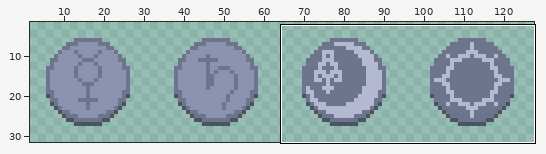
A sprite sheet gets an edit: assets/farm/runes.png. Above: a wide view before the commit, with the close-up outlined.
Close-up. Before the edit:
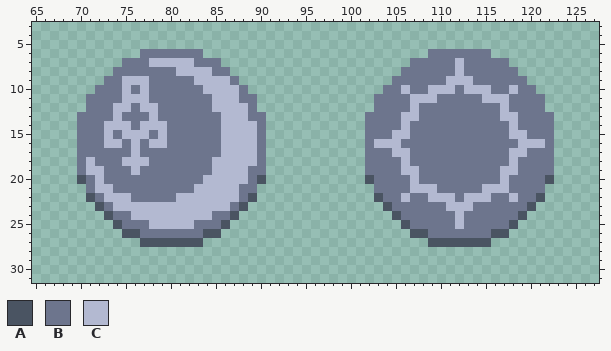
The file is 128x32 pixels. Shown: x 65..127, y 3..31. The wide view leaves out empty margins.
Palette (. is transparent): A #4a5462  B #6d758d  C #b3b9d1
Pixels before, first column x 70:
 6 .......BBBBBBB.........................BBBBBBB.......
 7 .....BBBCCCCCBBB.....................BBBBBCBBBBB.....
 8 ....BBBBBBBCCCCBB...................BBBBBBCBBBBBB....
 9 ...BBCCCBBBBBCCCCB.................BBBBBBCCCBBBBBB...
10 ..BBBCBCBBBBBBCCCCB...............BBCBBCCCBCCCBBCBB..
11 .BBBBCCCBBBBBBBCCCBB.............BBBBCCCBBBBBCCCBBBB.
12 .BBBCCBCCBBBBBBCCCCB.............BBBBCBBBBBBBBBCBBBB.
13 BBBBCBBBCBBBBBBBCCCBB...........BBBBCCBBBBBBBBBCCBBBB
14 BBBCCCBCCCBBBBBBCCCCB...........BBBBCBBBBBBBBBBBCBBBB
15 BBBCBCCCBCBBBBBBCCCCB...........BBBCCBBBBBBBBBBBCCBBB
16 BBBCCBCBCCBBBBBBCCCCB...........BCCCBBBBBBBBBBBBBCCCB
17 BBBBBBCBBBBBBBBBCCCCB...........BBBCCBBBBBBBBBBBCCBBB
18 BCBBBCCCBBBBBBBCCCCCB...........BBBBCBBBBBBBBBBBCBBBB
19 BCCBBBCBBBBBBBBCCCCBB...........BBBBCCBBBBBBBBBCCBBBB
20 ABCBBBBBBBBBBBCCCCCBA...........ABBBBCBBBBBBBBBCBBBBA
21 .BCCBBBBBBBBBCCCCCBB.............BBBBCCCBBBBBCCCBBBB.
22 .ABCCCBBBBBCCCCCCCBA.............ABBCBBCCCBCCCBBCBBA.
23 ..ABCCCCCCCCCCCCCBA...............ABBBBBBCCCBBBBBBA..
24 ...ABBCCCCCCCCCBBA.................ABBBBBBCBBBBBBA...
25 ....ABBBCCCCCBBBA...................ABBBBBCBBBBBA....
26 .....AABBBBBBBAA.....................AABBBBBBBAA.....
27 .......AAAAAAA.........................AAAAAAA.......
After the commit:
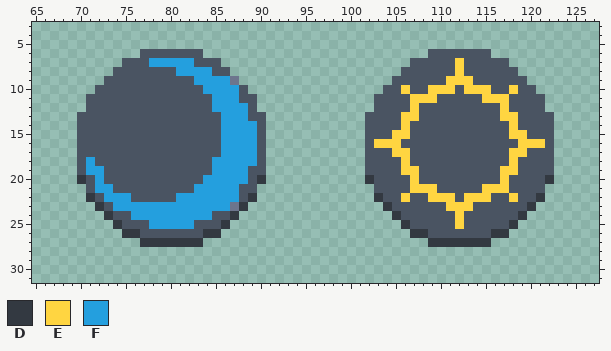
Colours new in this view: D #333941  E #ffd541  F #249fde
What changed:
y 6: x 77..83 BBBBBBB -> AAAAAAA; x 109..115 BBBBBBB -> AAAAAAA
y 7: x 75..85 BBBCCCCCBBB -> AAAFFFFFAAA; x 107..117 BBBBBCBBBBB -> AAAAAEAAAAA
y 8: x 74..86 BBBBBBBCCCCBB -> AAAAAAAFFFFAA; x 106..118 BBBBBBCBBBBBB -> AAAAAAEAAAAAA
y 9: x 73..86 BBCCCBBBBBCCCC -> AAAAAAAAAAFFFF; x 105..119 BBBBBBCCCBBBBBB -> AAAAAAEEEAAAAAA
y 10: x 72..88 BBBCBCBBBBBBCCCCB -> AAAAAAAAAAAAFFFFA; x 104..120 BBCBBCCCBCCCBBCBB -> AAEAAEEEAEEEAAEAA
y 11: x 71..89 BBBBCCCBBBBBBBCCCBB -> AAAAAAAAAAAAAAFFFAA; x 103..121 BBBBCCCBBBBBCCCBBBB -> AAAAEEEAAAAAEEEAAAA
y 12: x 71..89 BBBCCBCCBBBBBBCCCCB -> AAAAAAAAAAAAAAFFFFA; x 103..121 BBBBCBBBBBBBBBCBBBB -> AAAAEAAAAAAAAAEAAAA
y 13: x 70..90 BBBBCBBBCBBBBBBBCCCBB -> AAAAAAAAAAAAAAAAFFFAA; x 102..122 BBBBCCBBBBBBBBBCCBBBB -> AAAAEEAAAAAAAAAEEAAAA
y 14: x 70..90 BBBCCCBCCCBBBBBBCCCCB -> AAAAAAAAAAAAAAAAFFFFA; x 102..122 BBBBCBBBBBBBBBBBCBBBB -> AAAAEAAAAAAAAAAAEAAAA
y 15: x 70..90 BBBCBCCCBCBBBBBBCCCCB -> AAAAAAAAAAAAAAAAFFFFA; x 102..122 BBBCCBBBBBBBBBBBCCBBB -> AAAEEAAAAAAAAAAAEEAAA
y 16: x 70..90 BBBCCBCBCCBBBBBBCCCCB -> AAAAAAAAAAAAAAAAFFFFA; x 102..122 BCCCBBBBBBBBBBBBBCCCB -> AEEEAAAAAAAAAAAAAEEEA
y 17: x 70..90 BBBBBBCBBBBBBBBBCCCCB -> AAAAAAAAAAAAAAAAFFFFA; x 102..122 BBBCCBBBBBBBBBBBCCBBB -> AAAEEAAAAAAAAAAAEEAAA
y 18: x 70..90 BCBBBCCCBBBBBBBCCCCCB -> AFAAAAAAAAAAAAAFFFFFA; x 102..122 BBBBCBBBBBBBBBBBCBBBB -> AAAAEAAAAAAAAAAAEAAAA
y 19: x 70..90 BCCBBBCBBBBBBBBCCCCBB -> AFFAAAAAAAAAAAAFFFFAA; x 102..122 BBBBCCBBBBBBBBBCCBBBB -> AAAAEEAAAAAAAAAEEAAAA
y 20: x 70..90 ABCBBBBBBBBBBBCCCCCBA -> DAFAAAAAAAAAAAFFFFFAD; x 102..122 ABBBBCBBBBBBBBBCBBBBA -> DAAAAEAAAAAAAAAEAAAAD
y 21: x 71..89 BCCBBBBBBBBBCCCCCBB -> AFFAAAAAAAAAFFFFFAA; x 103..121 BBBBCCCBBBBBCCCBBBB -> AAAAEEEAAAAAEEEAAAA
y 22: x 71..89 ABCCCBBBBBCCCCCCCBA -> DAFFFAAAAAFFFFFFFAD; x 103..121 ABBCBBCCCBCCCBBCBBA -> DAAEAAEEEAEEEAAEAAD
y 23: x 72..86 ABCCCCCCCCCCCCC -> DAFFFFFFFFFFFFF; x 88 A -> D; x 104..120 ABBBBBBCCCBBBBBBA -> DAAAAAAEEEAAAAAAD
y 24: x 73..87 ABBCCCCCCCCCBBA -> DAAFFFFFFFFFAAD; x 105..119 ABBBBBBCBBBBBBA -> DAAAAAAEAAAAAAD
y 25: x 74..86 ABBBCCCCCBBBA -> DAAAFFFFFAAAD; x 106..118 ABBBBBCBBBBBA -> DAAAAAEAAAAAD
y 26: x 75..85 AABBBBBBBAA -> DDAAAAAAADD; x 107..117 AABBBBBBBAA -> DDAAAAAAADD
y 27: x 77..83 AAAAAAA -> DDDDDDD; x 109..115 AAAAAAA -> DDDDDDD
